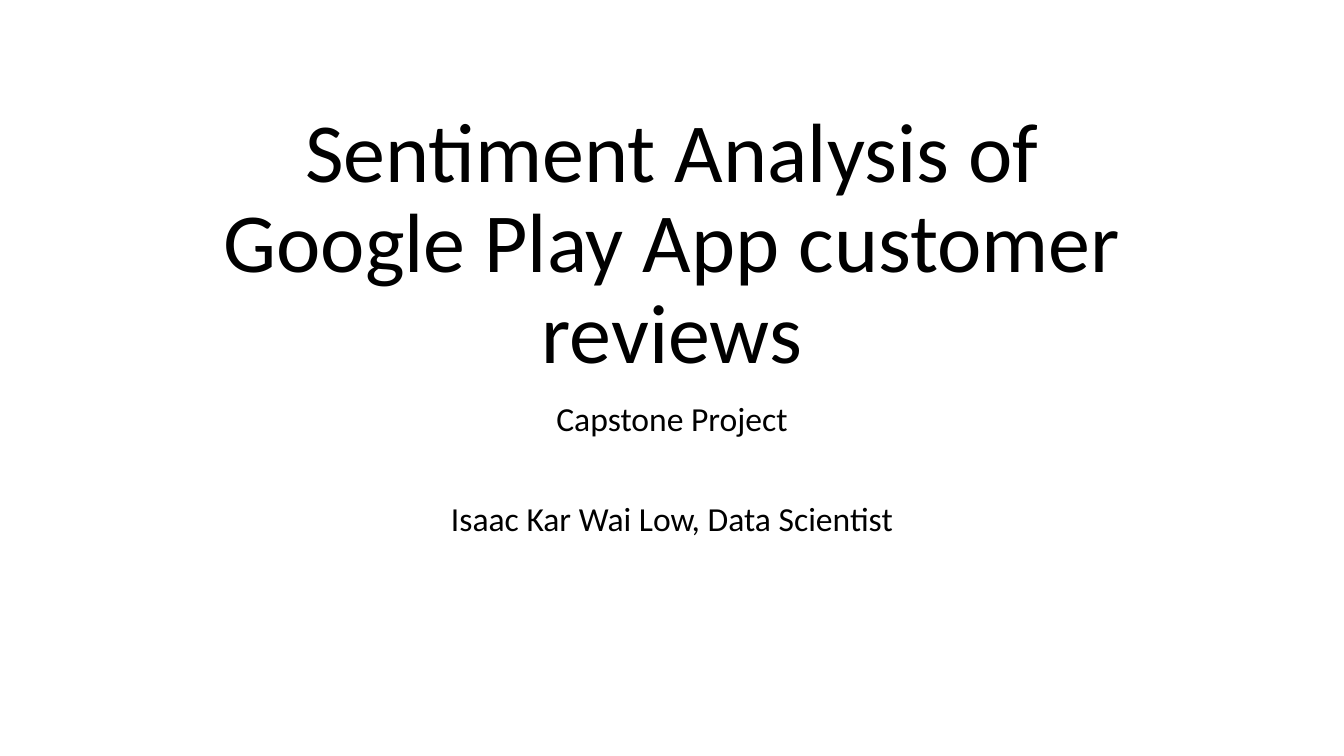
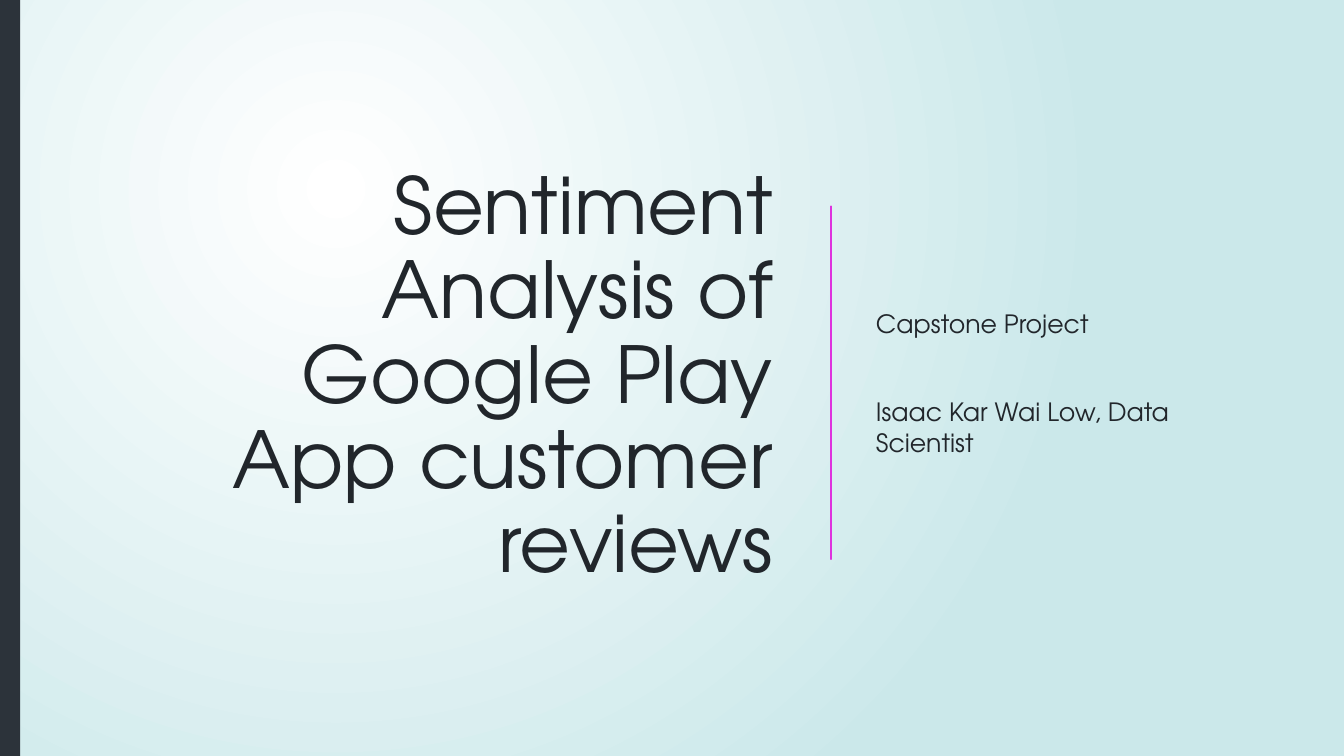
Before and after one commit to isaackarwailow/capstone-project, a slide deck: slide 1 of Capstone Project 2021.pptx. Drawn at 1344x756 pixels with LibreOffice and Linux fonts; fonts in the diff are those of the drawing. Boxes give left, top, right and bottom in pixels: in the first picture for what was removed or moved away, otherwise in the second. Text is boxed around its words. In the diff, an @@ line names an element or a change of style, - is before the commit and + after.

```diff
--- a/Capstone Project 2021.pptx
+++ b/Capstone Project 2021.pptx
@@ background #FFFFFF to gradient #FFFFFF to #CBE9EB @@
@@ rectangle added at [0,0,1344,756], fill gradient #FFFFFF to #CBE9EB @@
@@ rectangle added at [0,0,20,756], fill #2C333A @@
@@ title "Sentiment Analysis of Google Play ...": place and size @@
-title "Sentiment Analysis of Google Play ..." at [224,123,1120,364]
+title "Sentiment Analysis of Google Play ..." at [232,175,774,573]
@@ title "Sentiment Analysis of Google Play ..." at [232,175,774,573]: size 60 to 56 pt, font Calibri to TeX Gyre Adventor, text colour #000000 to #21262C; alignment centre to right; vertical alignment bottom to middle @@
@@ line added from (831, 207) to (831, 560), #DE32DE 1.25 pt @@
@@ subtitle "Capstone Project": place and size @@
-subtitle "Capstone Project" at [451,408,893,535]
+subtitle "Capstone Project" at [876,314,1169,453]
@@ subtitle "Capstone Project" at [876,314,1169,453]: size 24 to 18 pt, font Calibri to TeX Gyre Adventor, text colour #000000 to #21262C; alignment centre to left; line spacing 0.9 to 1; vertical alignment top to middle @@
@@ freeform shape added at [0,477,193,563], fill #DE32DE @@
@@ group added at [0,154,315,756]: 10 freeform shapes @@
@@ group added at [3,0,262,756]: 12 freeform shapes @@
```
Also in this commit, not shown: 5 other slides changed, 7 slides added, 1 slide removed, 2 other files.
